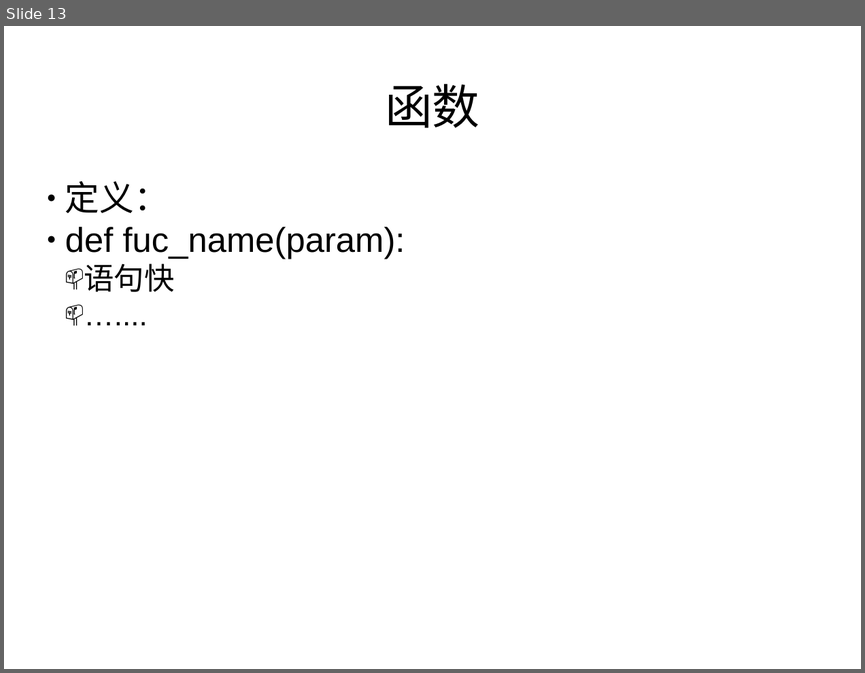
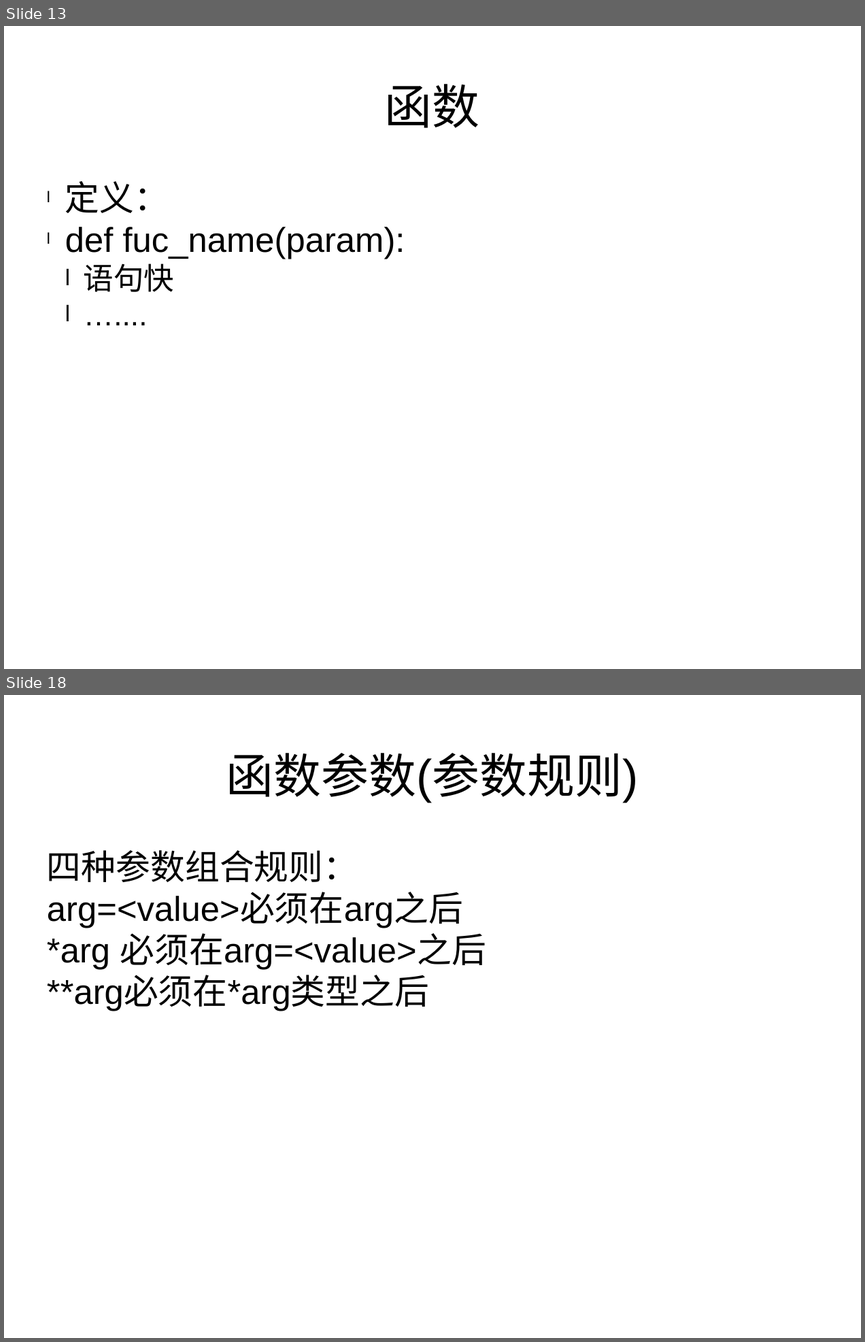
Before and after one commit to haolongzhangm/shell_my, a slide deck: unexeshell/tmp_use/python_l/1/p1.pptx. Shown one above the other, each under a label of ours: slide 13 before the commit, slides 13 and 18 after it; the slides between them are not shown. The pictures are 865x673 and 865x1342 pixels, drawn with LibreOffice and Linux fonts; fonts in the diff are those of the drawing. Boxes give left, top, right and bottom in pixels: in the first picture for what was removed or moved away, otherwise in the second. Text is boxed around its words. In the diff, an @@ line names an element or a change of style, - is before the commit and + after.

```diff
--- a/unexeshell/tmp_use/python_l/1/p1.pptx
+++ b/unexeshell/tmp_use/python_l/1/p1.pptx
@@ slide 18 added at <box>4,695,861,1338</box>, background #FFFFFF @@
@@ text added at <box>226,753,638,803</box>, 44 pt, text #000000 @@
+函数参数(参数规则)
@@ text added at <box>47,850,485,1011</box>, 32 pt, text #000000 @@
+四种参数组合规则：
+arg=<value>必须在arg之后
+*arg 必须在arg=<value>之后
+**arg必须在*arg类型之后
@@ slide 13 changed as well @@
@@ text "定义：" at <box>65,181,405,292</box>: bullet ● to l; bullet 📫 to l @@
```
Also in this commit, not shown: 7 other slides changed, 6 other slides added.
